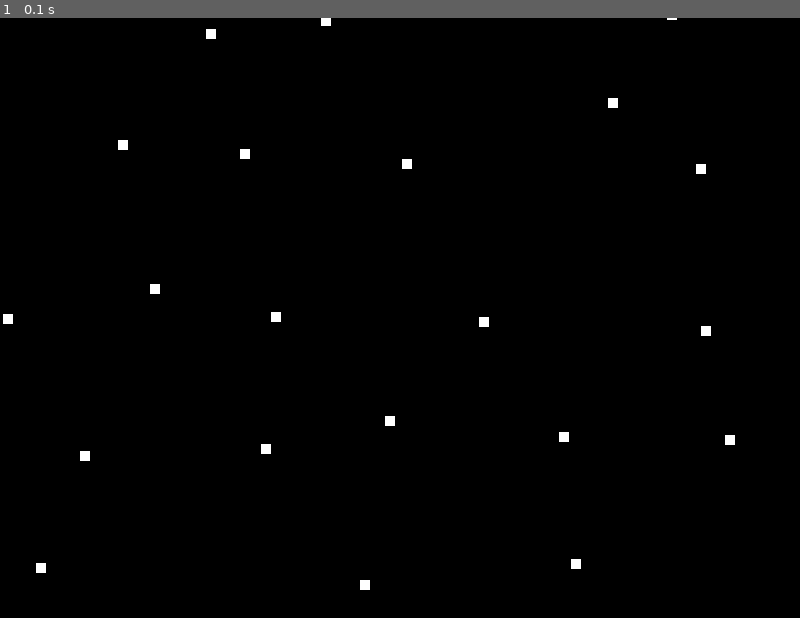
Above: before the commit, frame 1.
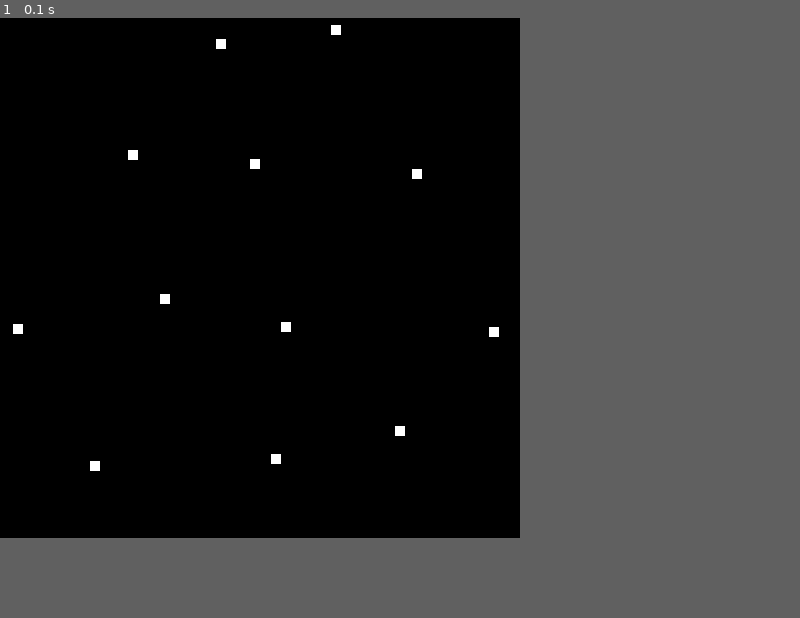
Above: after the commit, the same moment.

Repository: john9francis/molecular-dynamics
Game: pygame game, started from pygame_main.py
Two runs of this game, one before a commit and one after it. Both use one fixed random seed, a clock stepped at 60 frames per second and the inputs below.
Inputs:
- Up to frame 1 (0.1 s): no input
In our replay, the window is 800x600 before the commit and 520x520 after it. These sizes can differ from the game's own. Grey fills any space a smaller window leaves; there, only what the larger window draws over its background counts as a difference.

The runs differ from the first frame. In frame 1, 0.7% of the frame differs, in the area x 0-92%, y 0-96%.

Commit message:
Made the pygame window the correct size

Diff:
--- a/pygame_main.py
+++ b/pygame_main.py
@@ -5,12 +5,17 @@
 
 def main():
 
+  # set up our own stuff
+  p_world = ParticleWorld()
+  scale = 100
+  offset = 10
+
   # Initialize Pygame
   pygame.init()
 
   # Set up the screen
-  screen_width = 800
-  screen_height = 600
+  screen_width = p_world.width * scale + 2 * offset
+  screen_height = p_world.width * scale + 2 * offset
   screen = pygame.display.set_mode((screen_width, screen_height))
   pygame.display.set_caption("Molecular Dynamics")
 
@@ -18,8 +23,6 @@
   BLACK = (0, 0, 0)
   WHITE = (255, 255, 255)
 
-  # set up our own stuff
-  p_world = ParticleWorld()
 
   # Main game loop
   running = True
@@ -36,7 +39,7 @@
     scale = 150
 
     for p in p_world.lattice:
-      pygame.draw.rect(screen, WHITE, (p[0] * scale, p[1] * scale, 10, 10))
+      pygame.draw.rect(screen, WHITE, (p[0] * scale + offset, p[1] * scale + offset, 10, 10))
 
 
     # Update the display
